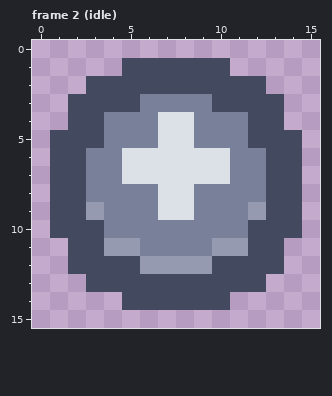
A pixel-art file gets an edit: projects/controller/assets/btn_start.ase. That is the earlier state.
16x16 pixels, 2 frames. Shown: frame 2 (idle).
The result:
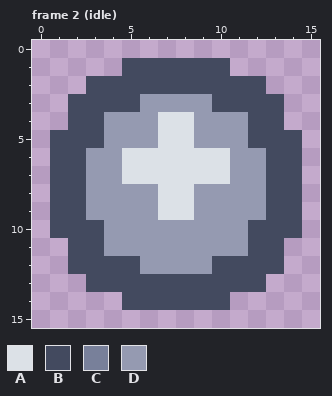
Palette (. is transparent): A #dce1e7  B #434a5f  C #78809a  D #959ab1
Change:
Frame 2 (idle):
y 3: x 6..9 CCCC -> DDDD
y 4..5: x 4..6 CCC -> DDD; x 9..11 CCC -> DDD
y 6..7: x 3..4 CC -> DD; x 11..12 CC -> DD
y 8: x 3..6 CCCC -> DDDD; x 9..12 CCCC -> DDDD
y 9: x 4..6 CCC -> DDD; x 9..11 CCC -> DDD
y 10: x 4..11 CCCCCCCC -> DDDDDDDD
y 11: x 6..9 CCCC -> DDDD
Boxes around the changes in both pictures, in picture pixels (x1, y1, x2, y2):
changed: (86, 94, 266, 256)
